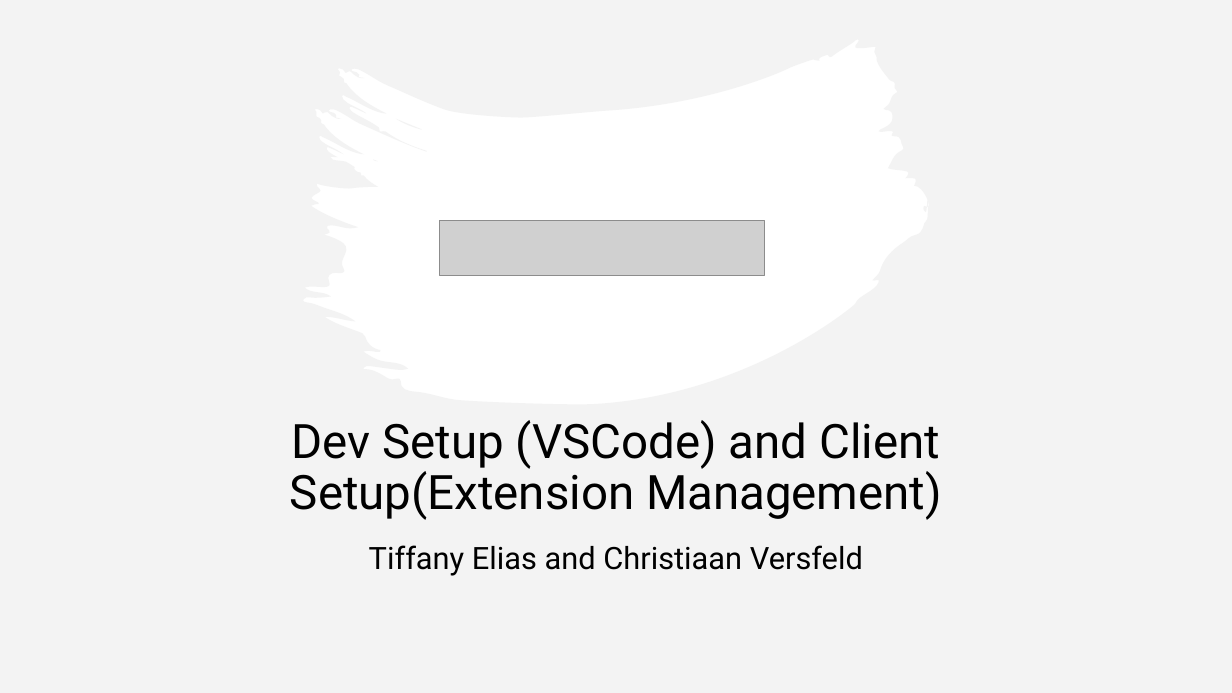
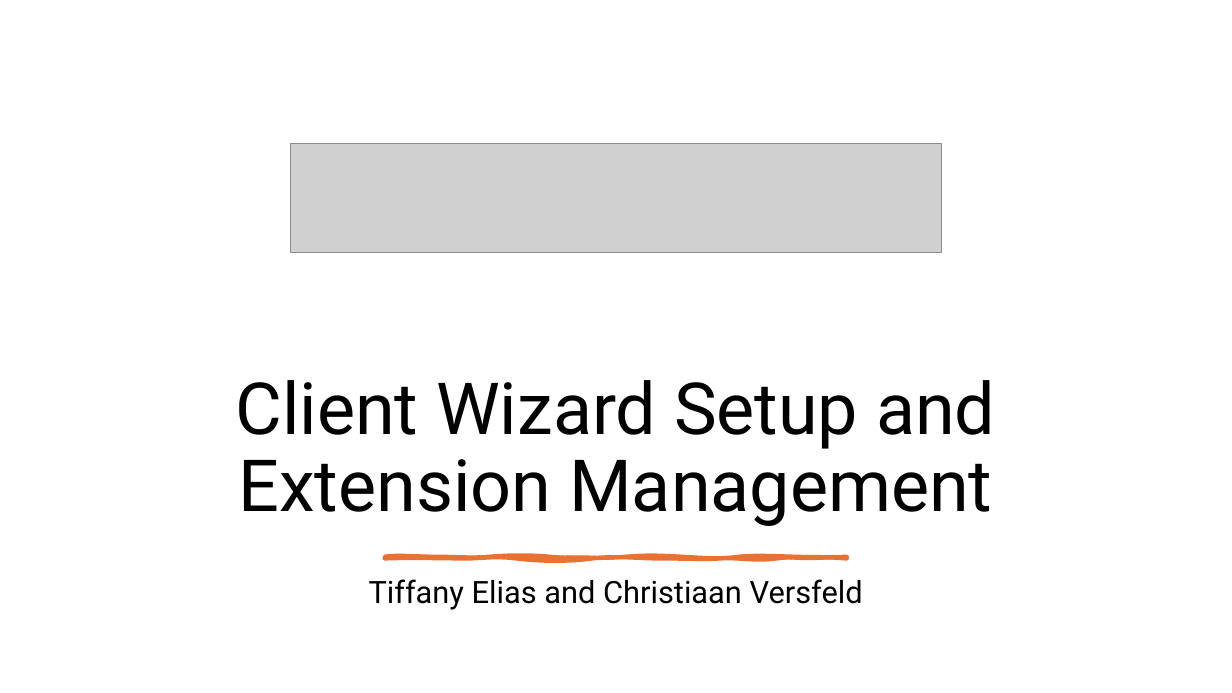
Before and after one commit to ArmadilloV88/NVR-Module-Presentation, a slide deck: slide 4 of Documents/Business Extension Presentation.pptx (slide 3 before the commit). Drawn at 1232x693 pixels with LibreOffice and Linux fonts; fonts in the diff are those of the drawing; grey boxes stand for pictures. Boxes give left, top, right and bottom in pixels: in the first picture for what was removed or moved away, otherwise in the second. Text is boxed around its words. In the diff, an @@ line names an element or a change of style, - is before the commit and + after.

```diff
--- a/Documents/Business Extension Presentation.pptx
+++ b/Documents/Business Extension Presentation.pptx
@@ rectangle removed at box(0, 0, 1232, 693) @@
@@ freeform shape removed at box(0, 0, 1232, 693) @@
@@ picture: place and size @@
-picture at box(440, 221, 765, 275)
+picture at box(290, 144, 941, 253)
@@ title "Client Wizard Setup and Extension ..." at box(235, 380, 995, 526): vertical alignment middle to bottom @@
@@ title at box(235, 380, 995, 526): text changed; size 37 to 56 pt @@
-Dev Setup (VSCode) and Client Setup(Extension Management)
+Client Wizard Setup and Extension Management
@@ freeform shape added at box(384, 556, 847, 558), fill #E97132, outline #E97132 3.25 pt @@
@@ subtitle "Tiffany Elias and Christiaan Versfeld": place and size @@
-subtitle "Tiffany Elias and Christiaan Versfeld" at box(369, 545, 863, 576)
+subtitle "Tiffany Elias and Christiaan Versfeld" at box(369, 579, 863, 610)
```
Also in this commit, not shown: 3 other slides changed, 14 slides added, 1 other file.
